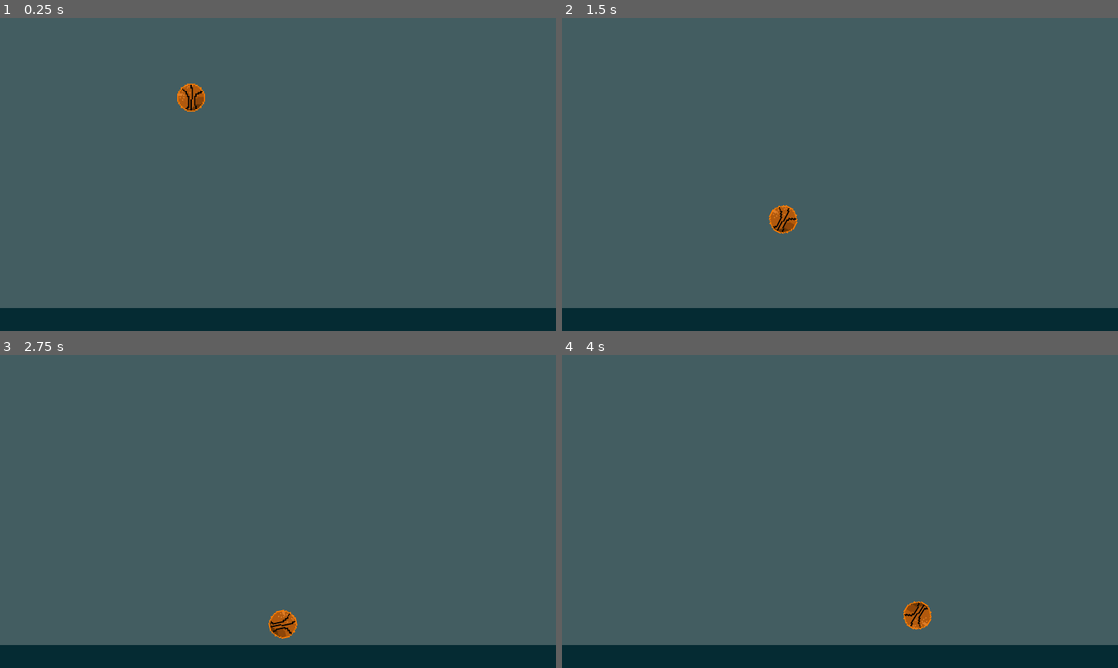
Above: before the commit, frames 1-4 (two rows, left to right).
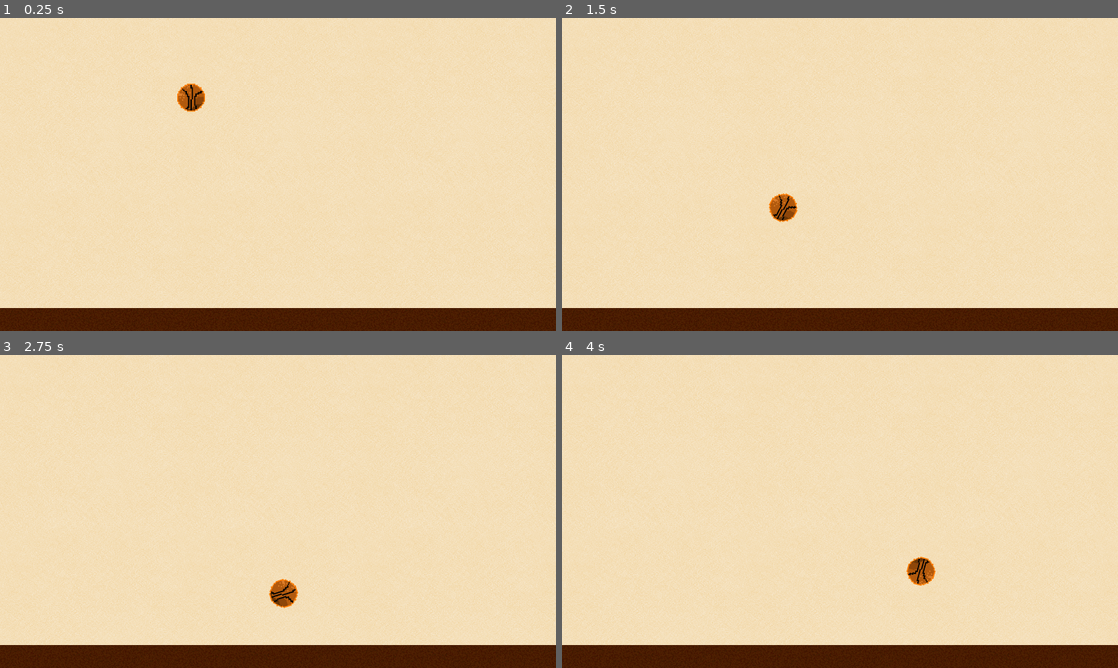
Above: after the commit, the same moments.

Repository: Remnel831/NeoMonsters
Game: Godot game, scene res://Scenes/Main/main.tscn
The game is run twice, just before and just after one commit, with the same random seed, the same clock (stepped at 60 frames per second) and the same inputs.
Inputs:
- Up to frame 1 (0.25 s): no input
- Up to frame 2 (1.5 s): no input
- Up to frame 3 (2.75 s): no input
- Up to frame 4 (4 s): no input

The runs differ from the first frame. In frame 1, 100% of the frame differs, in the area x 0-100%, y 0-100%; in frame 2, 100%; in frame 3, 100%; in frame 4, 100%.

Commit message:
TextureSamples
Added Textures to main and minigame scene

Diff:
--- a/neomonsters/Scenes/Main/main.tscn
+++ b/neomonsters/Scenes/Main/main.tscn
@@ -1,29 +1,57 @@
-[gd_scene load_steps=3 format=3 uid="uid://c4kof5lgl54xw"]
+[gd_scene load_steps=9 format=3 uid="uid://c4kof5lgl54xw"]
 
 [ext_resource type="PackedScene" uid="uid://uex8jnuvvlyg" path="res://Scenes/Objects/ball_example.tscn" id="1_u7wf5"]
+
+[sub_resource type="Gradient" id="Gradient_iir7j"]
+colors = PackedColorArray(0.925901, 0.76747, 0.479971, 1, 1, 1, 1, 1)
+
+[sub_resource type="FastNoiseLite" id="FastNoiseLite_om5vp"]
+noise_type = 2
+frequency = 0.9985
+fractal_octaves = 9
+fractal_gain = 0.8
+
+[sub_resource type="NoiseTexture2D" id="NoiseTexture2D_fwv48"]
+color_ramp = SubResource("Gradient_iir7j")
+noise = SubResource("FastNoiseLite_om5vp")
+
+[sub_resource type="Gradient" id="Gradient_5nfc3"]
+offsets = PackedFloat32Array(0.0714286, 0.188312, 0.357143, 0.603896, 0.922078)
+colors = PackedColorArray(0.241089, 0.149916, 0.0645198, 1, 0.25374, 0.144686, 0.00383463, 1, 0.256608, 0.0621053, 0.00173717, 1, 0.333174, 0.151209, 0.0147662, 1, 0.203176, 0.0617152, 0, 1)
+
+[sub_resource type="FastNoiseLite" id="FastNoiseLite_wcyl3"]
+frequency = 0.1328
+
+[sub_resource type="NoiseTexture2D" id="NoiseTexture2D_othq4"]
+color_ramp = SubResource("Gradient_5nfc3")
+noise = SubResource("FastNoiseLite_wcyl3")
 
 [sub_resource type="RectangleShape2D" id="RectangleShape2D_e13ji"]
 size = Vector2(1599, 66)
 
 [node name="Main" type="Node2D"]
 
-[node name="Background" type="ColorRect" parent="."]
+[node name="Background" type="TextureRect" parent="."]
 custom_minimum_size = Vector2(1600, 900)
 offset_right = 1600.0
 offset_bottom = 900.0
-color = Color(0.264323, 0.364505, 0.38274, 1)
+texture = SubResource("NoiseTexture2D_fwv48")
+stretch_mode = 1
 
-[node name="Ground" type="ColorRect" parent="."]
+[node name="Ground" type="TextureRect" parent="."]
 offset_top = 834.0
 offset_right = 1600.0
 offset_bottom = 900.0
-color = Color(0.0196078, 0.168627, 0.2, 1)
+texture = SubResource("NoiseTexture2D_othq4")
+expand_mode = 3
+stretch_mode = 1
 
 [node name="GroundArea" type="StaticBody2D" parent="Ground"]
 
 [node name="CollisionShape2D" type="CollisionShape2D" parent="Ground/GroundArea"]
 position = Vector2(800.5, 33)
 shape = SubResource("RectangleShape2D_e13ji")
+debug_color = Color(0, 0.6, 0.701961, 0)
 
 [node name="ball_example" parent="." instance=ExtResource("1_u7wf5")]
 position = Vector2(547, 201)
--- /dev/null
+++ b/neomonsters/Scenes/Minigames/minigame_1.tscn
@@ -0,0 +1,37 @@
+[gd_scene load_steps=7 format=3 uid="uid://bic4xogpcw7ut"]
+
+[sub_resource type="Gradient" id="Gradient_1hm6b"]
+colors = PackedColorArray(0.204168, 0.47482, 0.787348, 1, 1, 1, 1, 1)
+
+[sub_resource type="FastNoiseLite" id="FastNoiseLite_7cvbk"]
+
+[sub_resource type="NoiseTexture2D" id="NoiseTexture2D_wqs6a"]
+color_ramp = SubResource("Gradient_1hm6b")
+noise = SubResource("FastNoiseLite_7cvbk")
+
+[sub_resource type="Gradient" id="Gradient_x8ggh"]
+offsets = PackedFloat32Array(0, 0.201299, 0.461039, 0.597403, 0.818182, 1)
+colors = PackedColorArray(0.0785994, 0.317335, 0.103777, 1, 0, 0.208963, 0, 1, 0.112387, 0.430838, 0.144461, 1, 0.119669, 0.35377, 0.0995438, 1, 0.320064, 0.193849, 0.0705797, 1, 0.260908, 0.655724, 0.335545, 1)
+
+[sub_resource type="FastNoiseLite" id="FastNoiseLite_uqhf3"]
+noise_type = 4
+frequency = 1.0
+
+[sub_resource type="NoiseTexture2D" id="NoiseTexture2D_8us7b"]
+color_ramp = SubResource("Gradient_x8ggh")
+noise = SubResource("FastNoiseLite_uqhf3")
+
+[node name="Minigame1" type="Node2D"]
+
+[node name="Background" type="TextureRect" parent="."]
+offset_right = 1600.0
+offset_bottom = 900.0
+texture = SubResource("NoiseTexture2D_wqs6a")
+
+[node name="Grass" type="TextureRect" parent="."]
+offset_top = 706.0
+offset_right = 1600.0
+offset_bottom = 903.0
+texture = SubResource("NoiseTexture2D_8us7b")
+expand_mode = 2
+stretch_mode = 1
--- a/neomonsters/Scenes/Objects/ball_example.tscn
+++ b/neomonsters/Scenes/Objects/ball_example.tscn
@@ -4,7 +4,7 @@
 
 [sub_resource type="PhysicsMaterial" id="PhysicsMaterial_7fl25"]
 friction = 0.2
-bounce = 0.8
+bounce = 0.9
 
 [sub_resource type="CircleShape2D" id="CircleShape2D_6mwou"]
 radius = 42.0119
--- /dev/null
+++ b/neomonsters/Scripts/Shaders/minigame_1_grass.gdshader
@@ -0,0 +1,36 @@
+shader_type canvas_item;
+
+uniform float wind_speed : hint_range(0.1, 5.0) = 1.0;
+uniform float wind_strength : hint_range(0.0, 2.0) = 0.3;
+uniform vec3 grass_color : source_color = vec3(0.2, 0.6, 0.2);
+uniform vec3 dark_grass_color : source_color = vec3(0.1, 0.4, 0.1);
+uniform float density : hint_range(5.0, 50.0) = 20.0;
+uniform float wave_frequency : hint_range(1.0, 10.0) = 3.0;
+
+uniform sampler2D noise_texture : source_color; // Import the TextureRect texture
+uniform float noise_strength : hint_range(0.0, 1.0) = 0.3;
+
+void fragment() {
+    vec2 uv = SCREEN_UV;
+
+    // Grass height gradient
+    float grass_height = smoothstep(0.0, 1.0, uv.y);
+
+    // Wave motion for the grass
+    float wave = sin(uv.x * density + TIME * wind_speed) * wind_strength;
+
+    // Define the grass blade shapes
+    float blade = smoothstep(0.4 + wave, 1.0, uv.y);
+
+    // Sample the imported noise texture from TextureRect
+    float noise = texture(noise_texture, uv).r;
+
+    // Blend colors with noise
+    vec3 base_color = mix(dark_grass_color, grass_color, grass_height);
+    base_color *= blade;
+
+    // Apply noise effect correctly
+    base_color = mix(base_color, base_color * (1.0 - noise_strength * noise), noise_strength);
+
+    COLOR = vec4(base_color, 1.0);
+}
